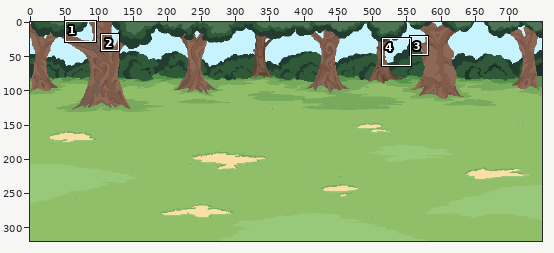
A pixel-art file gets an edit: Assets/Tale and Ale Resources/Backgrounds/forest.aseprite. The first picture is a wide view before the edit; the outline marks the close-up.
Close-up. Before:
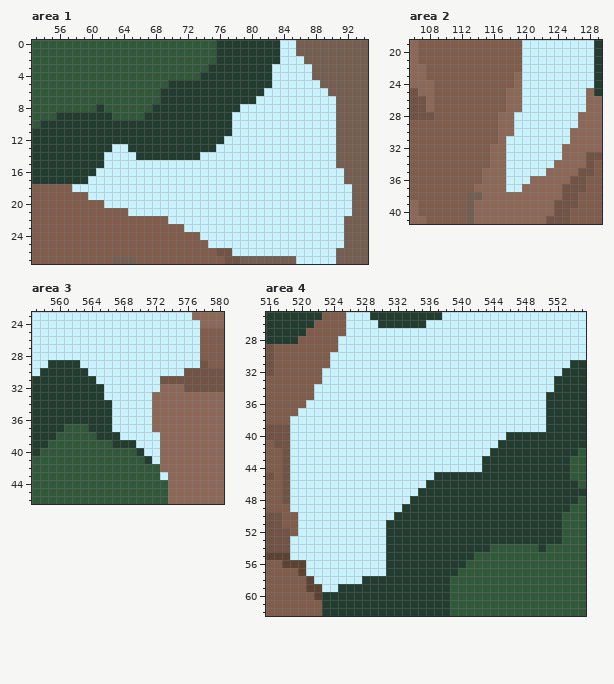
748x320 pixels, 1 frame. Colours within 5 levels of each other are drawn and written as one. Shown: area 1: x 53..94, y 0..27; area 2: x 106..129, y 19..41; area 3: x 557..580, y 23..46; area 4: x 516..555, y 25..62. The commit also changed other parts of the picture, which this record leaves out.
The same view after the edit:
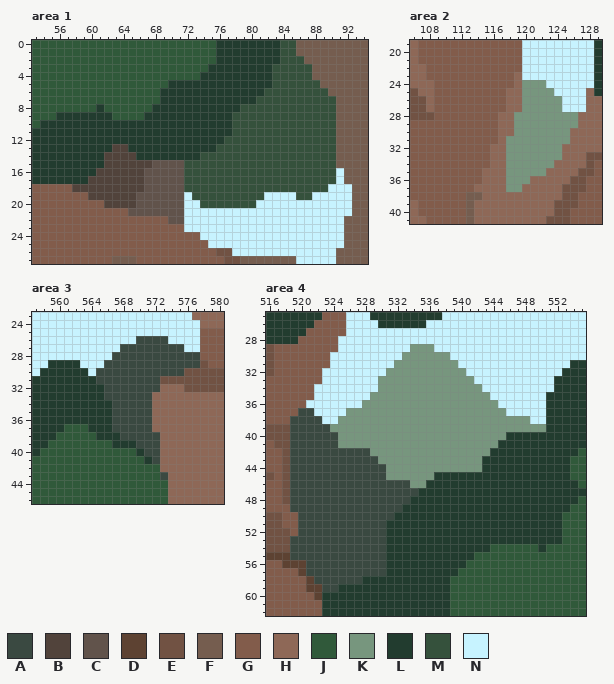
Palette (. is transparent): A #3a4941  B #51433b  C #61534b  D #5d4232  E #715243  F #755d4f  G #825c4b  H #8e6857  J #30593a  K #77967e  L #223c2f  M #35513c  N #c7f3ff
The exact change:
layer "Layer 2" added
layer "Layer 1" added
Changed rows in their new state; - is an unchanged pixel.
Area 1, layer "Layer 1":
first column x 58:
 0 --------------------------MM-----
 1 --------------------------MM-----
 2 --------------------------MMM----
 3 -------------------------MMMMM---
 4 -------------------------MMMMM---
 5 -------------------------MMMMMM--
 6 ------------------------MMMMMMMM-
 7 -----------------------MMMMMMMMMM
 8 ---------------------MMMMMMMMMMMM
 9 --------------------MMMMMMMMMMMMM
10 --------------------MMMMMMMMMMMMM
11 --------------------MMMMMMMMMMMMM
12 -------------------MMMMMMMMMMMMMM
13 -----BB-----------MMMMMMMMMMMMMMM
14 ----BBBB--------MMMMMMMMMMMMMMMMM
15 ----BBBBBBCCCCMMMMMMMMMMMMMMMMMMM
16 ---BBBBBBCCCCCMMMMMMMMMMMMMMMMMMM
17 --BBBBBBBCCCCCMMMMMMMMMMMMMMMMMMM
18 BBBBBBBBBCCCCCMMMMMMMMMMMMMMMMMM-
19 --BBBBBBCCCCCC-MMMMMMMMM----MM---
20 ----BBBBCCCCCC--MMMMMMM----------
21 -------CCCCCCC-------------------
22 ------------CC-------------------
Area 2, layer "Layer 2":
first column x 118:
24 --KKK----
25 --KKKK---
26 --KKKKK--
27 --KKKKK--
28 -KKKKKKKK
29 -KKKKKKKK
30 -KKKKKKK-
31 KKKKKKKK-
32 KKKKKKK--
33 KKKKKKK--
34 KKKKKK---
35 KKKKK----
36 KKK------
37 KK-------
Area 3, layer "Layer 1":
first column x 565:
26 -----AAAA----
27 ---AAAAAAAA--
28 --AAAAAAAAAAA
29 -AAAAAAAAAAAA
30 AAAAAAAAAAA--
31 AAAAAAAA-----
32 -AAAAAAA-----
33 -AAAAAA------
34 --AAAAA------
35 --AAAAA------
36 --AAAAA------
37 --AAAAA------
38 ---AAAAA-----
39 -----AAA-----
40 ------AA-----
41 -------A-----
43 --------A----
Area 4, layers "Layer 1", "Layer 2":
first column x 519:
29 ---------------KKK--------------
30 --------------KKKKKK------------
31 -------------KKKKKKKK-----------
32 ------------KKKKKKKKKK----------
33 -----------KKKKKKKKKKKK---------
34 -----------KKKKKKKKKKKKK--------
35 ----------KKKKKKKKKKKKKKK-------
36 ---------KKKKKKKKKKKKKKKKK------
37 -AA----KKKKKKKKKKKKKKKKKKKK-----
38 AAAA--KKKKKKKKKKKKKKKKKKKKKKKK--
39 AAAAAKKKKKKKKKKKKKKKKKKKKKKKKKKK
40 AAAAAAKKKKKKKKKKKKKKKKKKKKK-----
41 AAAAAAKKKKKKKKKKKKKKKKKKKK------
42 AAAAAAAAAAKKKKKKKKKKKKKKK-------
43 AAAAAAAAAAAKKKKKKKKKKKKK--------
44 AAAAAAAAAAAAKKKKKKKKKKKK--------
45 AAAAAAAAAAAAKKKKKK--------------
46 AAAAAAAAAAAAAAAKK---------------
47 AAAAAAAAAAAAAAAA----------------
48 AAAAAAAAAAAAAAA-----------------
49 AAAAAAAAAAAAAA------------------
50 -AAAAAAAAAAAA-------------------
51 -AAAAAAAAAAA--------------------
52 -AAAAAAAAAAA--------------------
53 AAAAAAAAAAAA--------------------
54 AAAAAAAAAAAA--------------------
55 AAAAAAAAAAAA--------------------
56 --AAAAAAAAAA--------------------
57 --AAAAAAAAAA--------------------
58 ---AAAAAA-----------------------
59 ----AA--------------------------
Pixel boxes of the changes (left, top, right, bottom) in both close-ups:
changed: (72, 40, 336, 224)
changed: (506, 80, 578, 192)
changed: (96, 336, 200, 480)
changed: (290, 344, 546, 592)
